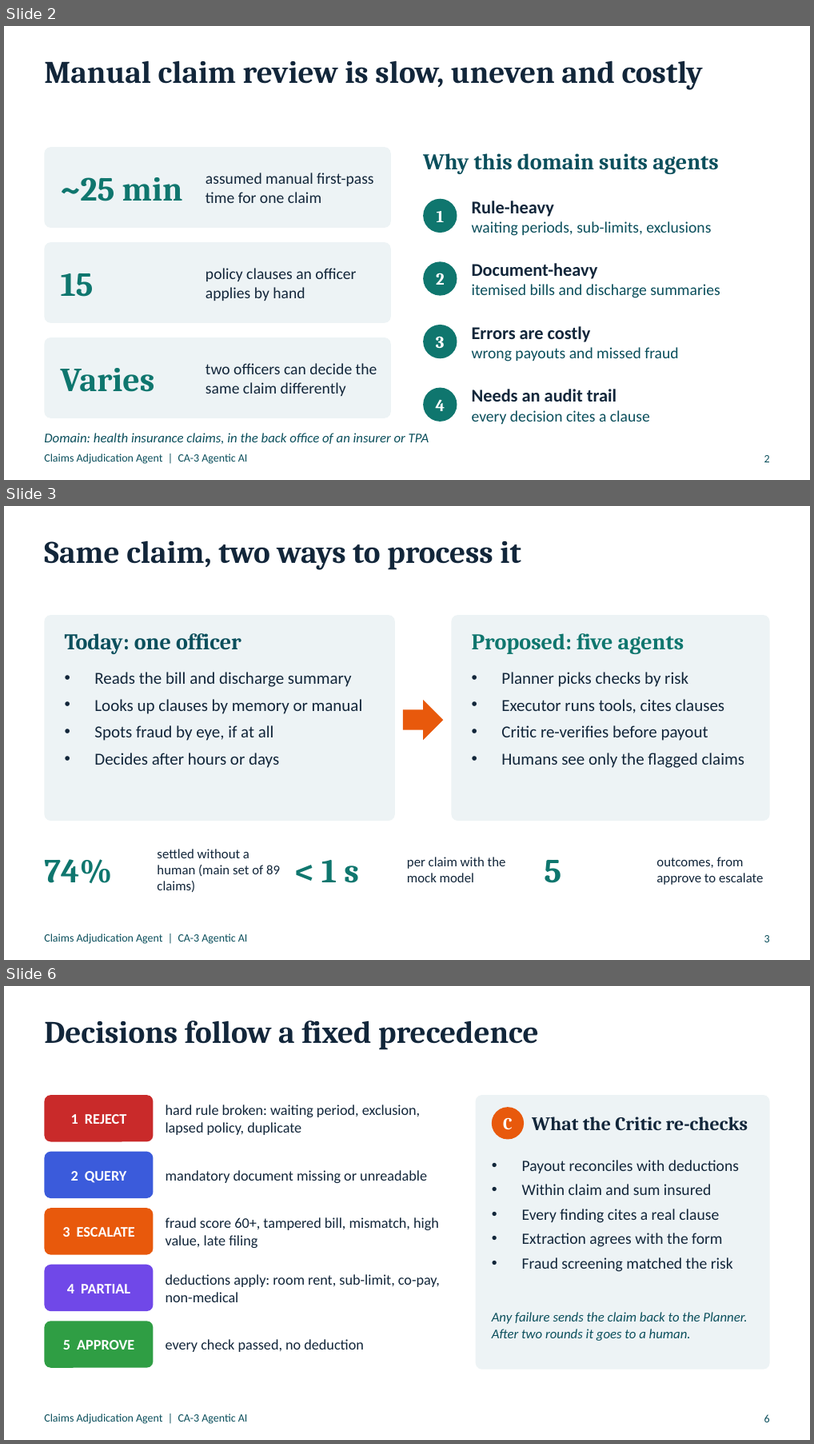
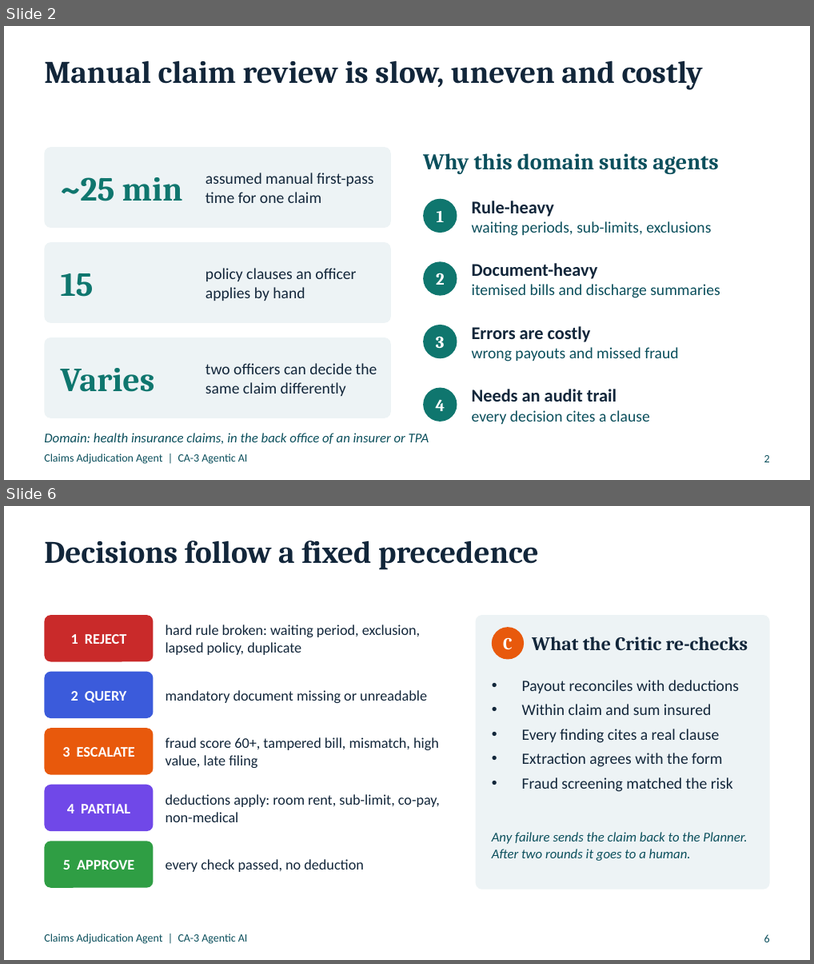
Before and after one commit to HarshSalunkhe2005/ClaimsDesk, a slide deck: docs/ClaimsAgent_CA3.pptx. Shown one above the other, each under a label of ours: slides 2, 3 and 6 before the commit, slides 2 and 6 after it; the slides between them are not shown. The pictures are 814x1444 and 814x964 pixels, drawn with LibreOffice and Linux fonts; fonts in the diff are those of the drawing. Boxes give left, top, right and bottom in pixels: in the first picture for what was removed or moved away, otherwise in the second. Text is boxed around its words. In the diff, an @@ line names an element or a change of style, - is before the commit and + after.

Commit message:
Deck v2: group members, live-app screenshots, tighter five-minute flow

```diff
--- a/docs/ClaimsAgent_CA3.pptx
+++ b/docs/ClaimsAgent_CA3.pptx
@@ slide 3 removed at <box>4,506,810,960</box>, background #FFFFFF; not listed: 1 template element that a slide beside it also shows @@
@@ title removed at <box>44,540,521,570</box> @@
-Same claim, two ways to process it
@@ rounded rectangle removed at <box>44,615,395,820</box> @@
@@ rounded rectangle removed at <box>451,615,770,820</box> @@
@@ text removed at <box>65,633,242,654</box> @@
-Today: one officer
@@ text removed at <box>472,633,685,654</box> @@
-Proposed: five agents
@@ text removed at <box>94,672,363,768</box> @@
-• Reads the bill and discharge summary
-• Looks up clauses by memory or manual
-• Spots fraud by eye, if at all
-• Decides after hours or days
@@ text removed at <box>502,672,745,768</box> @@
-• Planner picks checks by risk
-• Executor runs tools, cites clauses
-• Critic re-verifies before payout
-• Humans see only the flagged claims
@@ right arrow removed at <box>403,700,443,740</box> @@
@@ text removed at <box>44,859,112,883</box> @@
-74%
@@ text removed at <box>157,848,280,892</box> @@
-settled without a human (main set of 89 claims)
@@ text removed at <box>322,860,359,883</box> @@
-< 1 s
@@ text removed at <box>407,856,506,882</box> @@
-per claim with the mock model
@@ text removed at <box>544,860,562,883</box> @@
-5
@@ text removed at <box>657,856,763,884</box> @@
-outcomes, from approve to escalate
@@ page number removed at <box>765,935,770,942</box> @@
-3
```
Also in this commit, not shown: 4 slides changed, 3 slides added, 2 other slides removed, 3 other files.
